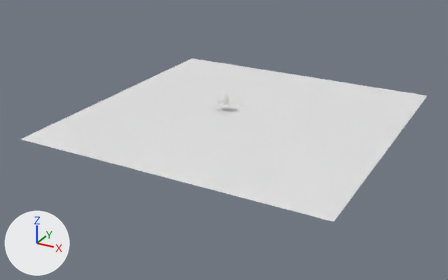
The glTF model web/public/control/scene.glb: old version first, new version second.
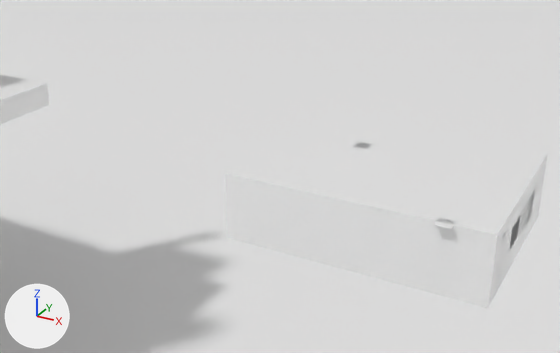
Old and new are each drawn whole from a camera (50 mm lens) standing at (703.9, -1377.8, 576.4) and looking at (-24.3, -53.9, -85.5) and again close up from a camera (50 mm lens) standing at (10.1, -27.3, 15.1) and looking at (-3.8, -2.0, 2.5). The axes (+X, +Y, +Z) are drawn at lower left. The lights are the same throughout. The older version's two pictures come first. Where no turn or scale is listed for an object, it has been applied to the vertices. Vertices at exactly the same position are counted once.

In view in the first close-up: 'EmitLedPanel', 'Room' and 2 more.
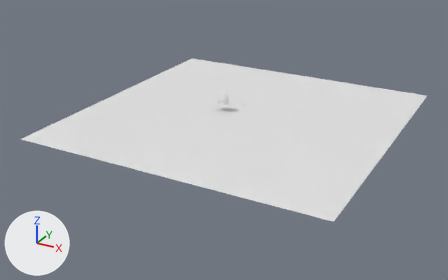
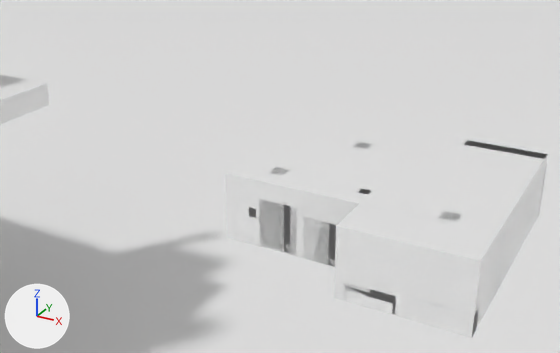
Pixel boxes (x1, y1, x2, y2) of what changed, in the close-ups (560 x 353 px):
```json
{"part": 1, "of": "me_cube_095", "change": "added", "after": [423, 232, 444, 243]}
{"part": 2, "of": "me_desk0top", "change": "added", "after": [466, 141, 547, 159]}
{"part": 3, "of": "me_desk0top", "change": "built on", "before": [433, 218, 455, 230], "after": [225, 154, 548, 338]}
```

The change, as JSON lines over the scene's bpy script:
```json
{"block": "me_cube_095", "where": "# used by ob_emitledpanel; location = (-4.2, -2.4, 2.9)"}
{"op": "remove", "block": "me_cube_095", "code": "me_cube_095.from_pydata(...)  # 128 vertices, 192 faces; spans x -0.89..9.29, y -0.89..6.89, z 0.0"}
{"op": "add", "block": "me_cube_095", "code": "me_cube_095.from_pydata(...)  # 144 vertices, 216 faces; spans x -0.89..9.29, y -2.69..7.49, z 0.0"}
{"block": "me_cube_095", "change": "me_cube_095 part 1: a new loose piece, a box spanning x 7.51..8.09, y -2.69..-2.11, z -0.005..0.005"}
{"block": "me_cube_095", "change": "other edits to the shape of me_cube_095 do not show in these pictures"}
{"block": "me_desk0top", "where": "# used by ob_room; location = (0.0, 0.0, 0.0)"}
{"op": "remove", "block": "me_desk0top", "code": "me_desk0top.from_pydata(...)  # 15168 vertices, 28259 faces; spans x -400.0..400.0, y -400.0..400.0, z -30.0..21.0"}
{"op": "add", "block": "me_desk0top", "code": "me_desk0top.from_pydata(...)  # 17997 vertices, 33099 faces; spans x -400.0..400.0, y -400.0..400.0, z -30.0..21.0"}
{"block": "me_desk0top", "change": "me_desk0top part 2: a new loose piece, a box spanning x 2.0..5.4, y 4.0..4.6, z 2.52..2.9"}
{"block": "me_desk0top", "change": "me_desk0top part 3: 41 vertices moved within x -4.0..3.0, y -4.0..1.0, z 0.0..3.0; 135 vertices removed from x -3.0..4.0, y -4.0..4.0, z 0.0..3.0; 3160 vertices added at x -5.0..5.0, y -6.0..5.0, z 0.0..3.0"}
{"block": "me_desk0top", "change": "other edits to the shape of me_desk0top do not show in these pictures"}
```
